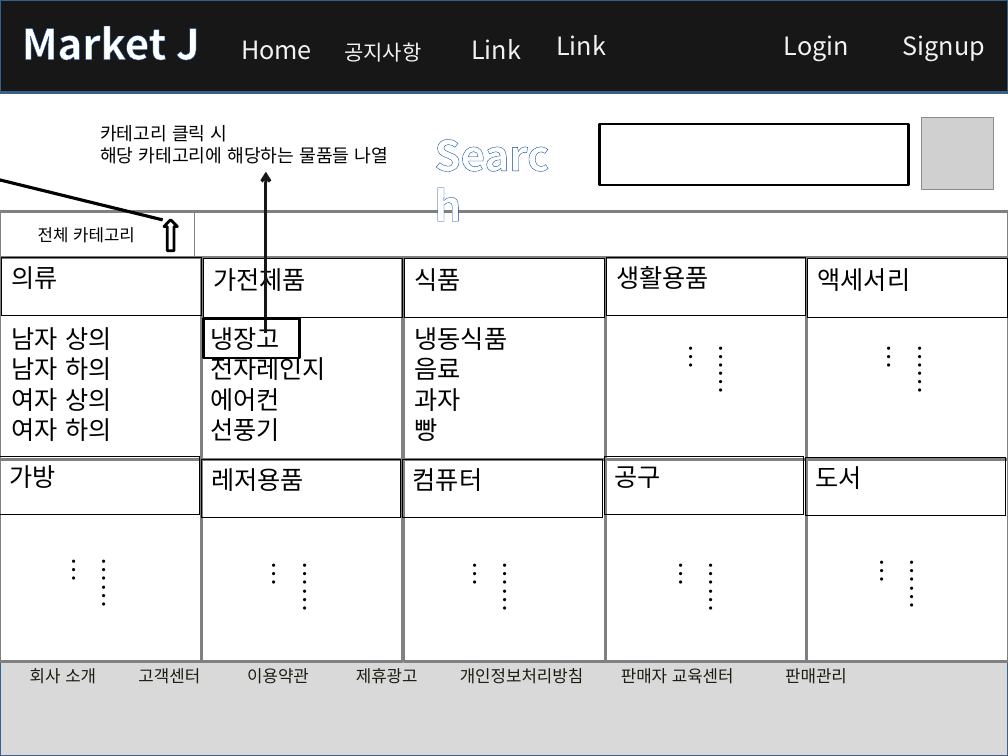
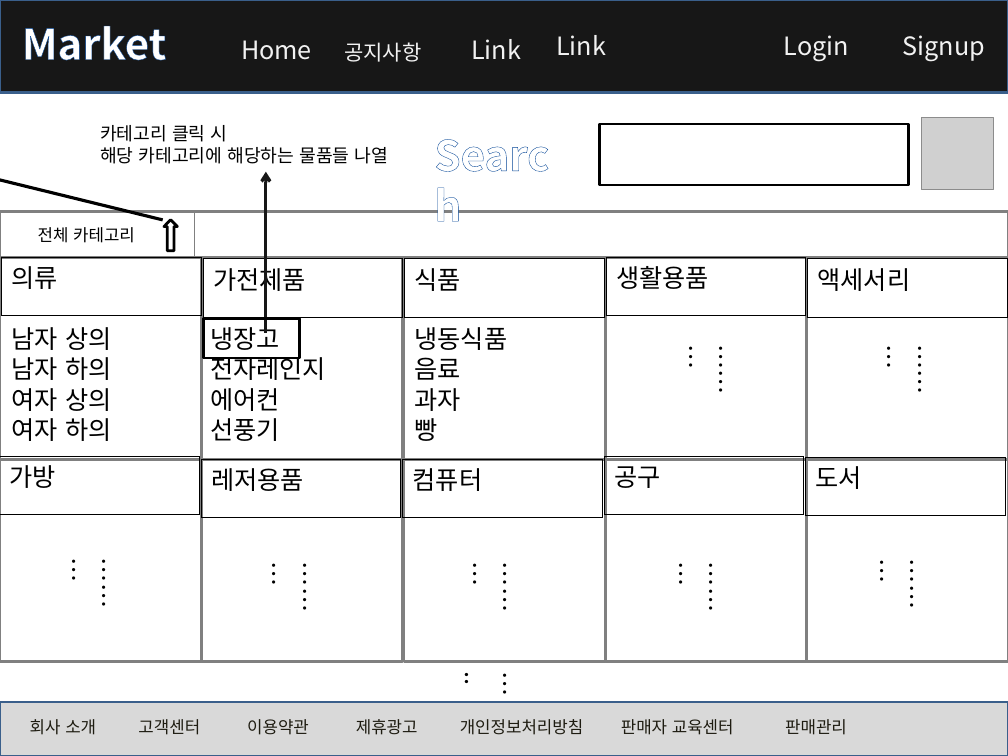
Before and after one commit to rosangels2/market, a slide deck: slide 7 of 포트폴리오/스토리보드/스토리보드.pptx. Drawn at 1008x756 pixels with LibreOffice and Linux fonts; fonts in the diff are those of the drawing; grey boxes stand for pictures. Boxes give left, top, right and bottom in pixels: in the first picture for what was removed or moved away, otherwise in the second. Text is boxed around its words. In the diff, an @@ line names an element or a change of style, - is before the commit and + after.

```diff
--- a/포트폴리오/스토리보드/스토리보드.pptx
+++ b/포트폴리오/스토리보드/스토리보드.pptx
@@ text at [22,26,167,61]: text changed @@
-Market J
+Market
@@ text added at [475,661,525,702], 18 pt, text #000000 @@
+…..
@@ rectangle: place and size @@
-rectangle at [0,648,1008,756]
+rectangle at [0,702,1008,756]
@@ text "회사 소개 고객센터 이용약관 제휴광고 ..." rewrapped from [356,668,847,684] to [30,719,847,735] @@
```
Also in this commit, not shown: 35 other slides changed, 1 slide added, 1 slide removed, 4 other files.
